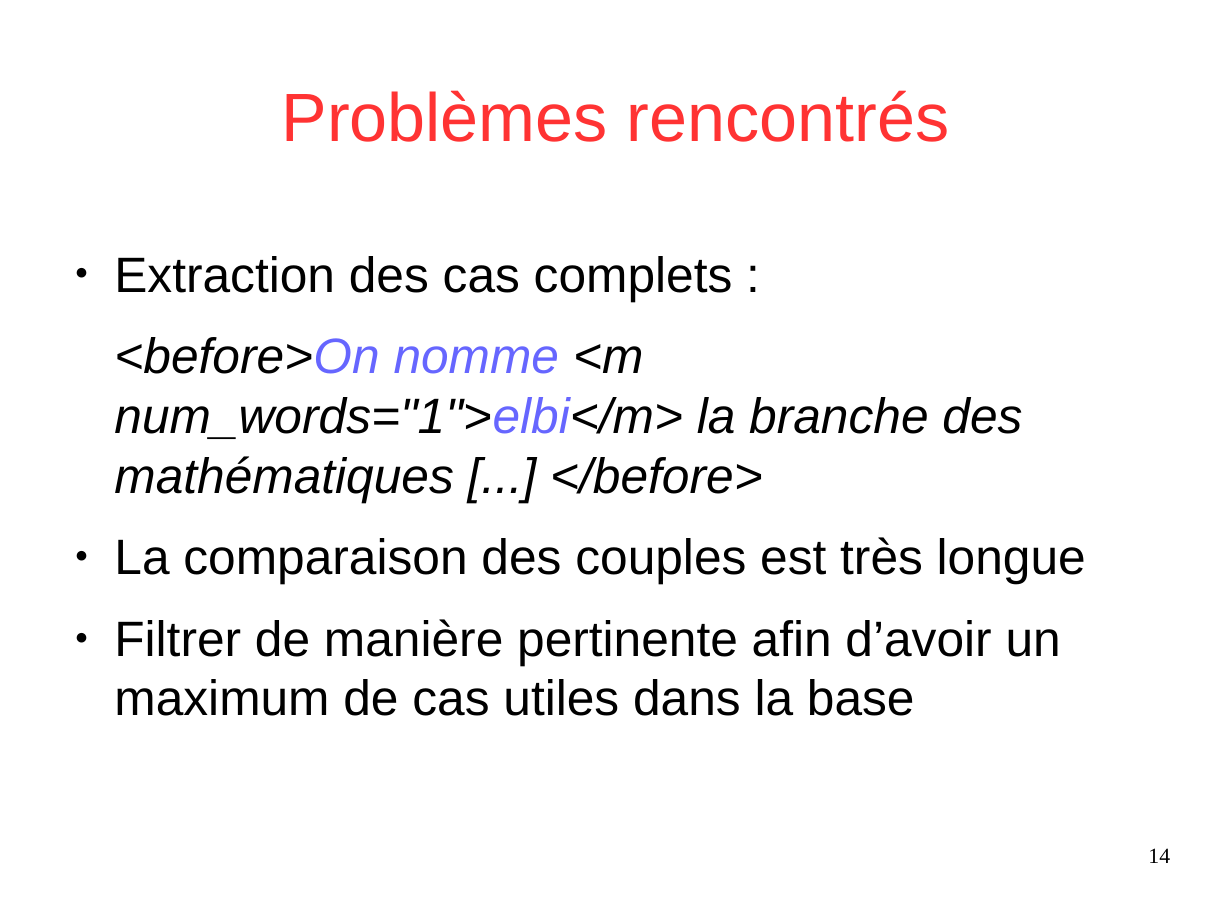
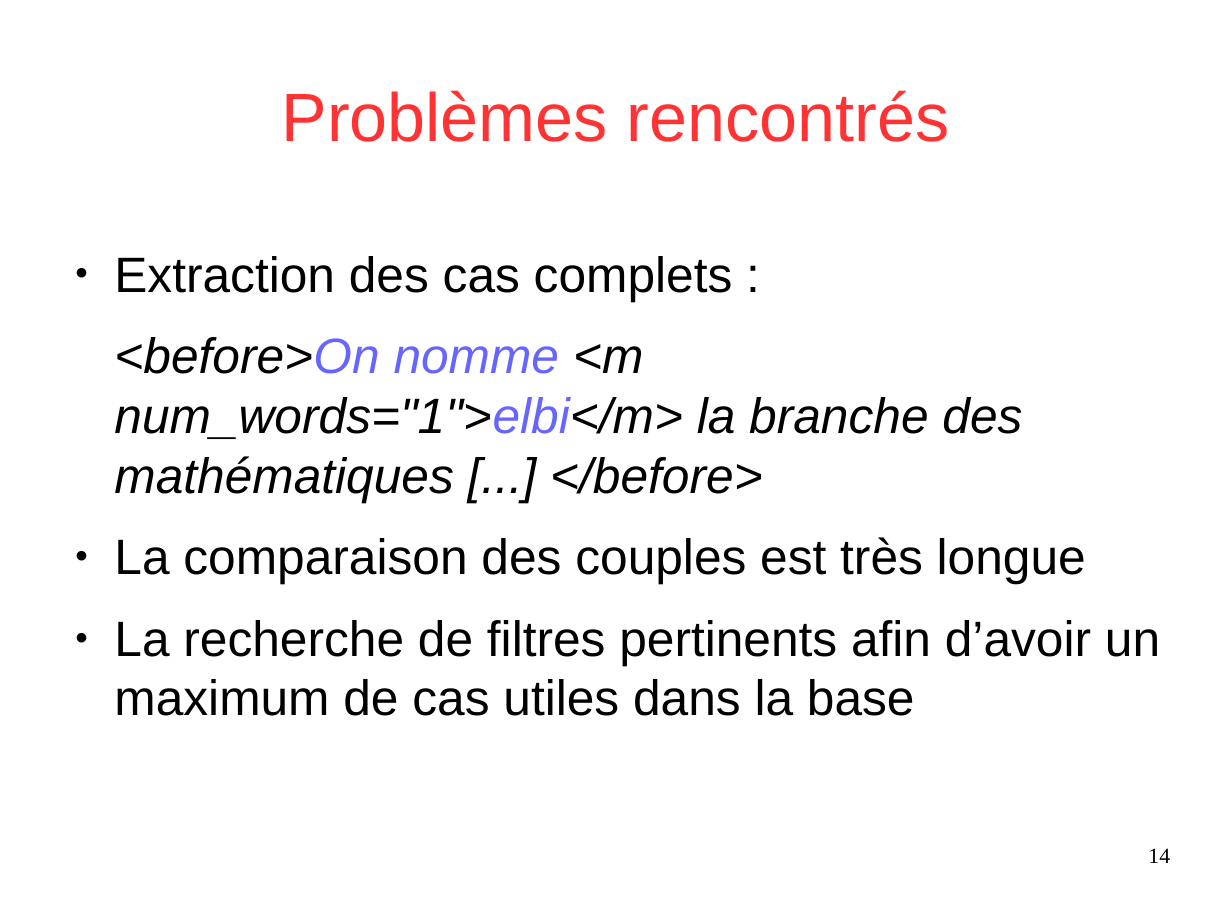
Before and after one commit to Sle3pingForest/StageL3, a slide deck: slide 14 of RapportDamien/presentation.odp. Drawn at 1232x924 pixels with LibreOffice and Linux fonts; fonts in the diff are those of the drawing. Boxes give left, top, right and bottom in pixels: in the first picture for what was removed or moved away, otherwise in the second. Text is boxed around its words. In the diff, an @@ line names an element or a change of style, - is before the commit and + after.

Commit message:
maj présentation

```diff
--- a/RapportDamien/presentation.odp
+++ b/RapportDamien/presentation.odp
@@ text at (x1=114, y1=620, x2=1160, y2=716): text changed @@
-● Filtrer de manière pertinente afin d’avoir un maximum de cas utiles dans la base
+● La recherche de filtres pertinents afin d’avoir un maximum de cas utiles dans la base
```
Also in this commit, not shown: 1 other file.
